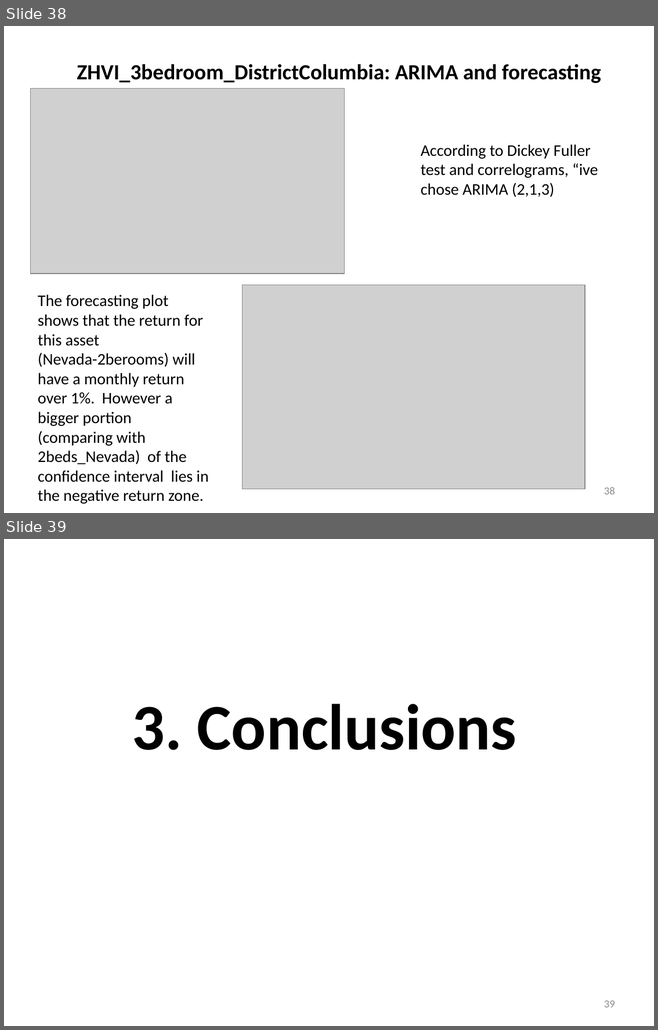
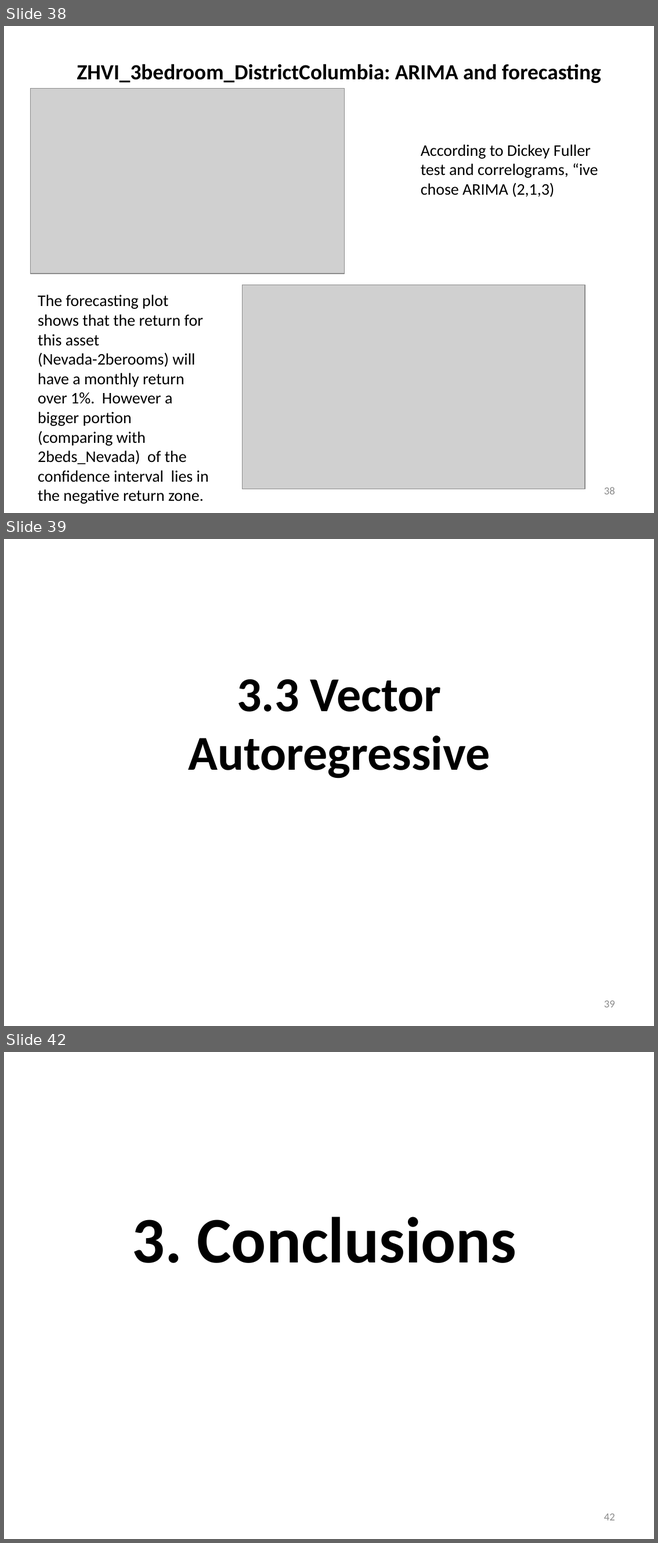
Before and after one commit to minoruronny79/DataIncubator_PortfolioInvestment_RealState, a slide deck: MaeshiroMinoru_HousePrices_USA.pptx. Shown one above the other, each under a label of ours: slides 38 and 39 before the commit, slides 38, 39 and 42 after it; the slides between them are not shown. The pictures are 658x1030 and 658x1543 pixels, drawn with LibreOffice and Linux fonts; fonts in the diff are those of the drawing; grey boxes stand for pictures. Boxes give left, top, right and bottom in pixels: in the first picture for what was removed or moved away, otherwise in the second. Text is boxed around its words. In the diff, an @@ line names an element or a change of style, - is before the commit and + after.

```diff
--- a/MaeshiroMinoru_HousePrices_USA.pptx
+++ b/MaeshiroMinoru_HousePrices_USA.pptx
@@ slide 39 added at bbox=[4, 539, 654, 1026], background #FFFFFF @@
@@ text added at bbox=[188, 679, 489, 779], 54 pt, text #000000, bold @@
+3.3 Vector Autoregressive
@@ page number added at bbox=[604, 1001, 615, 1008], 12 pt, text #8C8C8C @@
+39
@@ what was slide 39 is now slide 42 @@
@@ page number at bbox=[604, 1514, 615, 1521]: text changed @@
-39
+42
```
Also in this commit, not shown: 7 slides changed, 2 other slides added.
